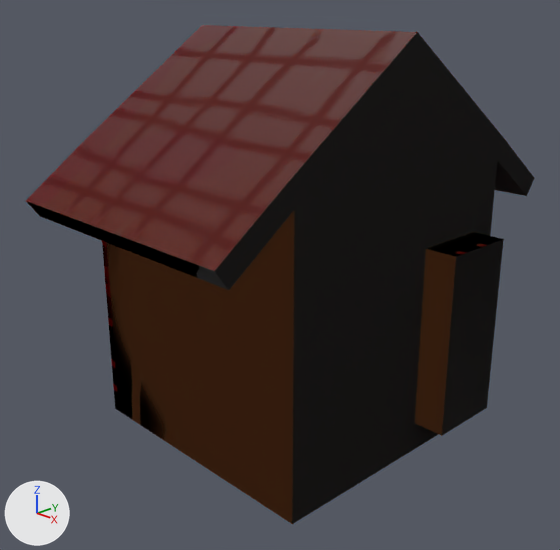
A saved change to the Blender file models/monster/house.blend.
Before and after are seen from a 50 mm lens placed at (3.85, -3.84, 3.04), pointed at (0.05, -0.2, 1.19). The axes (+X, +Y, +Z) are drawn at lower left. The lights are the same throughout.
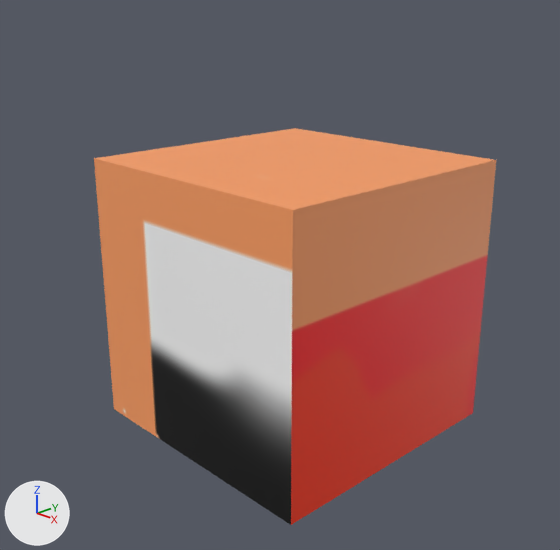
The change, as a list of edits to the scene's bpy script:
```text
Change mat_material:
    where n1 = _N.new('ShaderNodeBsdfPrincipled'); n1.name = 'Principled BSDF'
    add n1.inputs[2].default_value = 0.536  # 'Roughness'
    remove n3 = _N.new('ShaderNodeTexImage'); n3.name = 'Image Texture.001'
    remove n3.image = img_roughness
    remove n4 = _N.new('ShaderNodeNormalMap'); n4.name = 'Normal Map'
    remove n4.uv_map = 'UVMap'
    remove n5 = _N.new('ShaderNodeTexImage'); n5.name = 'Image Texture.002'
    remove n5.image = img_normal
    remove _L.new(n3.outputs[0], n1.inputs[2])  # 'Color' to 'Roughness'
    remove _L.new(n5.outputs[0], n4.inputs[1])  # 'Color' to 'Color'
    remove _L.new(n4.outputs[0], n1.inputs[5])  # 'Normal' to 'Normal'
Change me_cube:
    used by ob_cube; location = (0.0, 0.0, 1.0)
    remove me_cube.from_pydata(...)  # 40 vertices, 38 faces; spans x -1.0..1.23, y -1.55..1.56, z -1.0..1.88
    add me_cube.from_pydata(...)  # 8 vertices, 6 faces; spans x -1.0..1.0, y -1.01..0.99, z -1.0..1.0
    me_cube part 1: the whole mesh is rebuilt
```

Boxes [x1, y1, x2, y2] around the edits, measured in the pictures (560 x 550 px):
'Cube', surface changed, reshaped (black to red, 21% narrower, 20% shorter): before [26, 25, 534, 524]; after [94, 128, 496, 525]
